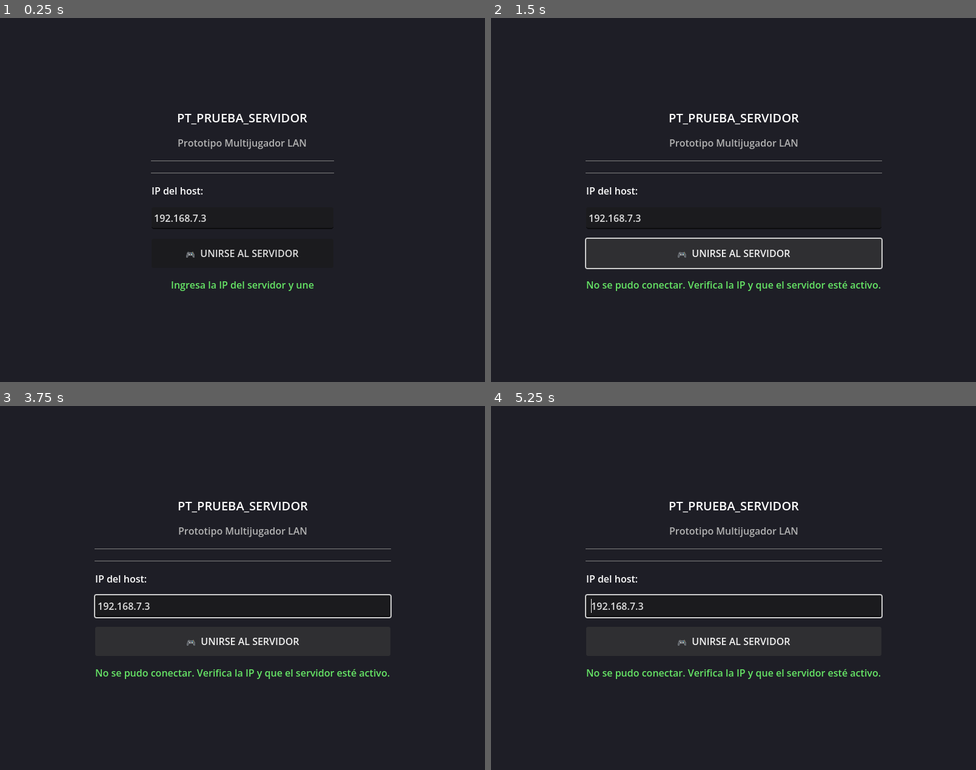
Above: before the commit, frames 1-4 (two rows, left to right).
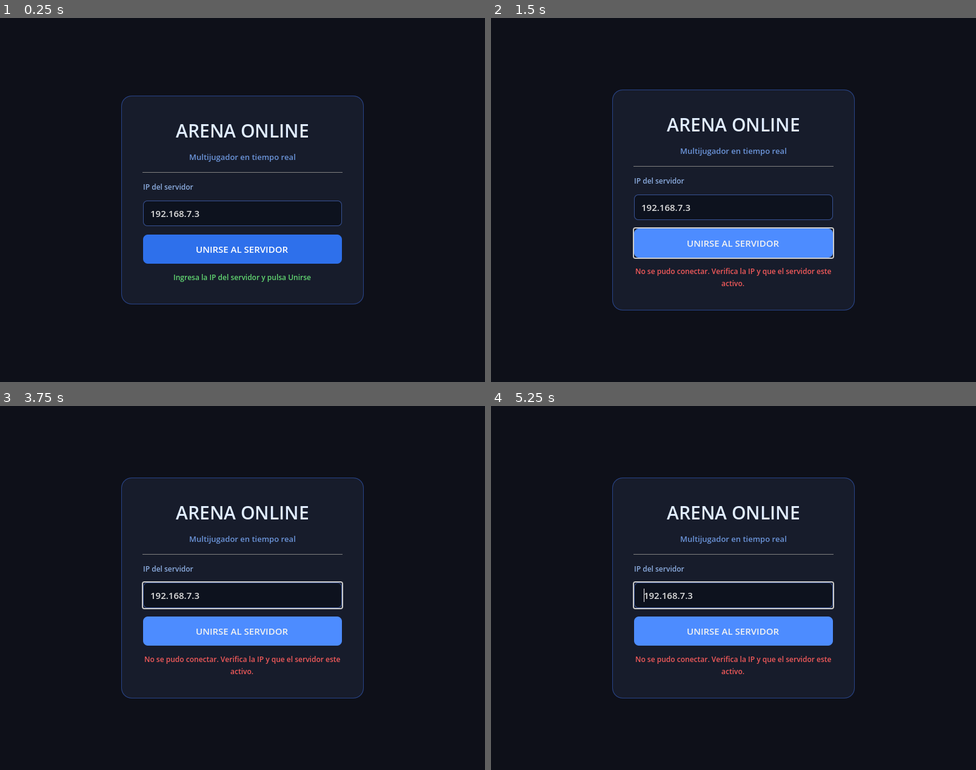
Above: after the commit, the same moments.

Repository: Programmjuan01/game_prueba_piloto
Game: Godot game, scene res://main.tscn
The game is run twice, just before and just after one commit, with the same random seed, the same clock (stepped at 60 frames per second) and the same inputs.
Inputs:
- Up to frame 1 (0.25 s): no input
- Up to frame 2 (1.5 s): click "🎮 UNIRSE AL SERVIDOR" (after the commit: "UNIRSE AL SERVIDOR") at 0.5 s; tap Enter at 1.25 s; hold Right (ui_right) from 1.28 s (still down)
- Up to frame 3 (3.75 s): tap Space at 2, 3.5 s; release Right (ui_right) at 2.03 s; hold Down (ui_down) 2.03-2.78 s; tap Enter at 2.75 s; hold Right (ui_right) 2.78-3.53 s; hold Up (ui_up) from 3.53 s (still down)
- Up to frame 4 (5.25 s): tap Enter at 4.25 s; release Up (ui_up) at 4.28 s; hold Left (ui_left) from 4.28 s (still down); tap Space at 5 s

The runs differ from the first frame. In frame 1, 6.1% of the frame differs, in the area x 25-75%, y 21-79%; in frame 2, 7.9%; in frame 3, 7.9%; in frame 4, 7.9%, in the area x 19-81%, y 19-81%.

Commit message:
3_36_pm 18-02-26

Diff:
--- a/game_scene.tscn
+++ b/game_scene.tscn
@@ -8,15 +8,25 @@
 [node name="Background" type="ColorRect" parent="."]
 position = Vector2(0, 0)
 size = Vector2(800, 600)
-color = Color(0.08, 0.08, 0.1, 1)
+color = Color(0.055, 0.065, 0.1, 1)
 
-[node name="ArenaRect" type="ColorRect" parent="."]
+[node name="ArenaBorder" type="ColorRect" parent="."]
+position = Vector2(16, 16)
+size = Vector2(768, 568)
+color = Color(0.18, 0.32, 0.72, 0.35)
+
+[node name="ArenaFloor" type="ColorRect" parent="."]
 position = Vector2(20, 20)
 size = Vector2(760, 560)
-color = Color(0.13, 0.13, 0.18, 1)
+color = Color(0.08, 0.1, 0.15, 1)
+
+[node name="HUDBar" type="ColorRect" parent="."]
+position = Vector2(0, 0)
+size = Vector2(800, 28)
+color = Color(0.06, 0.07, 0.12, 1)
 
 [node name="InfoLabel" type="Label" parent="."]
-position = Vector2(10, 6)
-text = "Flechas / WASD para moverse  |  Azul = tú   Rojo = oponente"
+position = Vector2(10, 5)
+text = "Flechas / WASD para moverse     Azul = tu personaje     Rojo = oponente"
 theme_override_font_sizes/font_size = 12
-theme_override_colors/font_color = Color(0.6, 0.6, 0.6, 1)
+theme_override_colors/font_color = Color(0.45, 0.6, 0.85, 1)
--- a/main.tscn
+++ b/main.tscn
@@ -2,6 +2,71 @@
 
 [ext_resource type="Script" uid="uid://bm7wemvcc4mi0" path="res://main.gd" id="1"]
 [ext_resource type="Script" uid="uid://c70iedfnpu2an" path="res://ui.gd" id="2"]
+
+[sub_resource type="StyleBoxFlat" id="StyleBoxFlat_panel"]
+bg_color = Color(0.09, 0.11, 0.17, 1)
+border_width_left = 1
+border_width_top = 1
+border_width_right = 1
+border_width_bottom = 1
+border_color = Color(0.2, 0.35, 0.72, 0.7)
+corner_radius_top_left = 16
+corner_radius_top_right = 16
+corner_radius_bottom_right = 16
+corner_radius_bottom_left = 16
+content_margin_left = 36.0
+content_margin_right = 36.0
+content_margin_top = 36.0
+content_margin_bottom = 36.0
+
+[sub_resource type="StyleBoxFlat" id="StyleBoxFlat_btn_normal"]
+bg_color = Color(0.18, 0.44, 0.92, 1)
+corner_radius_top_left = 8
+corner_radius_top_right = 8
+corner_radius_bottom_right = 8
+corner_radius_bottom_left = 8
+content_margin_left = 12.0
+content_margin_right = 12.0
+content_margin_top = 10.0
+content_margin_bottom = 10.0
+
+[sub_resource type="StyleBoxFlat" id="StyleBoxFlat_btn_hover"]
+bg_color = Color(0.3, 0.55, 1.0, 1)
+corner_radius_top_left = 8
+corner_radius_top_right = 8
+corner_radius_bottom_right = 8
+corner_radius_bottom_left = 8
+content_margin_left = 12.0
+content_margin_right = 12.0
+content_margin_top = 10.0
+content_margin_bottom = 10.0
+
+[sub_resource type="StyleBoxFlat" id="StyleBoxFlat_btn_pressed"]
+bg_color = Color(0.12, 0.32, 0.78, 1)
+corner_radius_top_left = 8
+corner_radius_top_right = 8
+corner_radius_bottom_right = 8
+corner_radius_bottom_left = 8
+content_margin_left = 12.0
+content_margin_right = 12.0
+content_margin_top = 10.0
+content_margin_bottom = 10.0
+
+[sub_resource type="StyleBoxFlat" id="StyleBoxFlat_input"]
+bg_color = Color(0.05, 0.07, 0.12, 1)
+border_width_left = 1
+border_width_top = 1
+border_width_right = 1
+border_width_bottom = 1
+border_color = Color(0.22, 0.32, 0.58, 1)
+corner_radius_top_left = 6
+corner_radius_top_right = 6
+corner_radius_bottom_right = 6
+corner_radius_bottom_left = 6
+content_margin_left = 12.0
+content_margin_right = 12.0
+content_margin_top = 6.0
+content_margin_bottom = 6.0
 
 [node name="Main" type="Node" unique_id=596476363]
 script = ExtResource("1")
@@ -22,65 +87,78 @@
 anchor_bottom = 1.0
 grow_horizontal = 2
 grow_vertical = 2
-color = Color(0.12, 0.12, 0.15, 1)
+color = Color(0.055, 0.065, 0.1, 1)
 
-[node name="VBoxContainer" type="VBoxContainer" parent="UI" unique_id=27705096]
+[node name="CenterContainer" type="CenterContainer" parent="UI"]
 layout_mode = 1
-anchors_preset = 8
-anchor_left = 0.5
-anchor_top = 0.5
-anchor_right = 0.5
-anchor_bottom = 0.5
-offset_left = -150.0
-offset_top = -120.0
-offset_right = 150.0
-offset_bottom = 120.0
+anchors_preset = 15
+anchor_right = 1.0
+anchor_bottom = 1.0
 grow_horizontal = 2
 grow_vertical = 2
-theme_override_constants/separation = 16
 
-[node name="TitleLabel" type="Label" parent="UI/VBoxContainer" unique_id=15186034]
+[node name="Panel" type="PanelContainer" parent="UI/CenterContainer"]
 layout_mode = 2
-theme_override_font_sizes/font_size = 20
-text = "PT_PRUEBA_SERVIDOR"
+custom_minimum_size = Vector2(400, 0)
+theme_override_styles/panel = SubResource("StyleBoxFlat_panel")
+
+[node name="VBoxContainer" type="VBoxContainer" parent="UI/CenterContainer/Panel" unique_id=27705096]
+layout_mode = 2
+theme_override_constants/separation = 14
+
+[node name="TitleLabel" type="Label" parent="UI/CenterContainer/Panel/VBoxContainer" unique_id=15186034]
+layout_mode = 2
+theme_override_font_sizes/font_size = 30
+theme_override_colors/font_color = Color(0.88, 0.93, 1.0, 1)
+text = "ARENA ONLINE"
 horizontal_alignment = 1
 
-[node name="SubtitleLabel" type="Label" parent="UI/VBoxContainer" unique_id=1500297077]
+[node name="SubtitleLabel" type="Label" parent="UI/CenterContainer/Panel/VBoxContainer" unique_id=1500297077]
 layout_mode = 2
-theme_override_colors/font_color = Color(0.7, 0.7, 0.7, 1)
-text = "Prototipo Multijugador LAN"
+theme_override_font_sizes/font_size = 13
+theme_override_colors/font_color = Color(0.42, 0.58, 0.85, 1)
+text = "Multijugador en tiempo real"
 horizontal_alignment = 1
 
-[node name="Separator" type="HSeparator" parent="UI/VBoxContainer" unique_id=182044705]
+[node name="Separator" type="HSeparator" parent="UI/CenterContainer/Panel/VBoxContainer" unique_id=182044705]
 layout_mode = 2
+theme_override_colors/separator_color = Color(0.2, 0.35, 0.7, 0.35)
+theme_override_constants/separation = 4
 
-[node name="HostButton" type="Button" parent="UI/VBoxContainer" unique_id=1202026131]
-custom_minimum_size = Vector2(300, 48)
+[node name="IPLabel" type="Label" parent="UI/CenterContainer/Panel/VBoxContainer" unique_id=925763181]
 layout_mode = 2
-text = "🖥  CREAR SERVIDOR (Host)"
+theme_override_font_sizes/font_size = 12
+theme_override_colors/font_color = Color(0.55, 0.68, 0.88, 1)
+text = "IP del servidor"
 
-[node name="Separator2" type="HSeparator" parent="UI/VBoxContainer" unique_id=2027403434]
+[node name="IPInput" type="LineEdit" parent="UI/CenterContainer/Panel/VBoxContainer" unique_id=2078375649]
+custom_minimum_size = Vector2(0, 42)
 layout_mode = 2
-
-[node name="IPLabel" type="Label" parent="UI/VBoxContainer" unique_id=925763181]
-layout_mode = 2
-text = "IP del host:"
-
-[node name="IPInput" type="LineEdit" parent="UI/VBoxContainer" unique_id=2078375649]
-custom_minimum_size = Vector2(300, 36)
-layout_mode = 2
-text = "127.0.0.1"
+theme_override_styles/normal = SubResource("StyleBoxFlat_input")
+theme_override_font_sizes/font_size = 15
+text = "192.168.7.3"
 placeholder_text = "Ej: 192.168.1.10"
 
-[node name="JoinButton" type="Button" parent="UI/VBoxContainer" unique_id=694784350]
-custom_minimum_size = Vector2(300, 48)
+[node name="HostButton" type="Button" parent="UI/CenterContainer/Panel/VBoxContainer" unique_id=1202026131]
+visible = false
 layout_mode = 2
-text = "🎮  UNIRSE AL SERVIDOR"
+text = "HOST"
 
-[node name="StatusLabel" type="Label" parent="UI/VBoxContainer" unique_id=1659085936]
+[node name="JoinButton" type="Button" parent="UI/CenterContainer/Panel/VBoxContainer" unique_id=694784350]
+custom_minimum_size = Vector2(0, 48)
 layout_mode = 2
-theme_override_colors/font_color = Color(0.4, 0.9, 0.4, 1)
+theme_override_styles/normal = SubResource("StyleBoxFlat_btn_normal")
+theme_override_styles/hover = SubResource("StyleBoxFlat_btn_hover")
+theme_override_styles/pressed = SubResource("StyleBoxFlat_btn_pressed")
+theme_override_font_sizes/font_size = 15
+theme_override_colors/font_color = Color(1, 1, 1, 1)
+text = "UNIRSE AL SERVIDOR"
+
+[node name="StatusLabel" type="Label" parent="UI/CenterContainer/Panel/VBoxContainer" unique_id=1659085936]
+layout_mode = 2
+theme_override_font_sizes/font_size = 12
+theme_override_colors/font_color = Color(0.38, 0.84, 0.44, 1)
 horizontal_alignment = 1
+autowrap_mode = 3
 
-[connection signal="pressed" from="UI/VBoxContainer/HostButton" to="UI" method="_on_host_button_pressed"]
-[connection signal="pressed" from="UI/VBoxContainer/JoinButton" to="UI" method="_on_join_button_pressed"]
+[connection signal="pressed" from="UI/CenterContainer/Panel/VBoxContainer/JoinButton" to="UI" method="_on_join_button_pressed"]
--- a/player.gd
+++ b/player.gd
@@ -1,18 +1,15 @@
 extends CharacterBody2D
 
 const SPEED = 200.0
-const INTERP_SPEED = 12.0  # Velocidad de interpolación de posición remota
+const INTERP_SPEED = 14.0  # Velocidad de interpolación suave
 
 var player_id: int = 0
 
-# Variables sincronizadas por MultiplayerSynchronizer
-# (NO sincronizar position directamente para poder interpolar)
 var _net_position: Vector2 = Vector2.ZERO
 var _net_velocity: Vector2 = Vector2.ZERO
 
 @onready var label: Label = $Label
 @onready var sprite: ColorRect = $ColorRect
-@onready var sync: MultiplayerSynchronizer = $MultiplayerSynchronizer
 
 func _ready():
 	_net_position = global_position
@@ -23,26 +20,31 @@
 	_net_position = global_position
 
 	if multiplayer.get_unique_id() == id:
-		sprite.color = Color.DODGER_BLUE
-		label.text = "Tú (ID:%d)" % id
-		sync.set_multiplayer_authority(id)
+		sprite.color = Color(0.11, 0.53, 0.98, 1)   # Azul – jugador local
+		label.text = "TÚ  (ID:%d)" % id
 	else:
-		sprite.color = Color.TOMATO
+		sprite.color = Color(0.95, 0.26, 0.21, 1)   # Rojo – jugador remoto
 		label.text = "ID:%d" % id
 
-	# Sincronizar cada physics frame para máxima fluidez
-	sync.replication_interval = 0.0
+# ──────────────────────────────────────────
+#  SYNC VÍA RPC (más fiable que MultiplayerSynchronizer en relay)
+# ──────────────────────────────────────────
+@rpc("any_peer", "unreliable_ordered")
+func sync_state(pos: Vector2, vel: Vector2):
+	# Solo aplicar si somos el receptor (no la autoridad de este personaje)
+	if not is_multiplayer_authority():
+		_net_position = pos
+		_net_velocity = vel
 
 func _physics_process(delta: float):
 	if not is_multiplayer_authority():
-		# Jugador remoto:
-		# 1) Extrapolar la posición de red usando la velocidad recibida
+		# 1) Extrapolación: predecir posición usando la última velocidad recibida
 		_net_position += _net_velocity * delta
-		# 2) Interpolación suave hacia la posición extrapolada (corrige drift)
+		# 2) Interpolación suave hacia la posición extrapolada
 		global_position = global_position.lerp(_net_position, min(INTERP_SPEED * delta, 1.0))
 		return
 
-	# Jugador local: leer input y mover
+	# Jugador local: leer input
 	var direction = Vector2.ZERO
 	if Input.is_action_pressed("ui_right"): direction.x += 1
 	if Input.is_action_pressed("ui_left"):  direction.x -= 1
@@ -52,6 +54,8 @@
 	velocity = direction.normalized() * SPEED if direction != Vector2.ZERO else Vector2.ZERO
 	move_and_slide()
 
-	# Actualizar variables de red para que el Synchronizer las envíe
 	_net_position = global_position
 	_net_velocity = velocity
+
+	# Enviar estado a todos los peers en cada physics frame (~60 Hz)
+	sync_state.rpc(global_position, velocity)
--- a/player.tscn
+++ b/player.tscn
@@ -1,14 +1,6 @@
 [gd_scene format=3 uid="uid://bnocy6hm02hkp"]
 
 [ext_resource type="Script" uid="uid://bvrtvmg65ulfu" path="res://player.gd" id="1"]
-
-[sub_resource type="SceneReplicationConfig" id="SceneReplicationConfig_sh265"]
-properties/0/path = NodePath(".:_net_position")
-properties/0/spawn = true
-properties/0/replication_mode = 2
-properties/1/path = NodePath(".:_net_velocity")
-properties/1/spawn = false
-properties/1/replication_mode = 2
 
 [sub_resource type="RectangleShape2D" id="RectangleShape2D_4flbx"]
 size = Vector2(40, 40)
@@ -24,12 +16,12 @@
 color = Color(0.1763008, 0.40808034, 1, 1)
 
 [node name="Label" type="Label" parent="." unique_id=246065825]
-offset_top = -23.0
-offset_right = 40.0
+offset_top = -22.0
+offset_right = 80.0
+offset_left = -20.0
 horizontal_alignment = 1
-
-[node name="MultiplayerSynchronizer" type="MultiplayerSynchronizer" parent="." unique_id=1626114013]
-replication_config = SubResource("SceneReplicationConfig_sh265")
+theme_override_font_sizes/font_size = 11
+theme_override_colors/font_color = Color(1, 1, 1, 0.9)
 
 [node name="CollisionShape2D" type="CollisionShape2D" parent="." unique_id=612003591]
 position = Vector2(20, 20)
--- a/ui.gd
+++ b/ui.gd
@@ -1,31 +1,26 @@
 extends Control
 
-@onready var ip_input: LineEdit = $VBoxContainer/IPInput
-@onready var status_label: Label = $VBoxContainer/StatusLabel
-@onready var host_button: Button = $VBoxContainer/HostButton
-@onready var join_button: Button = $VBoxContainer/JoinButton
+# Rutas actualizadas para la nueva jerarquía:
+# UI → CenterContainer → Panel → VBoxContainer → ...
+@onready var ip_input:     LineEdit = $CenterContainer/Panel/VBoxContainer/IPInput
+@onready var status_label: Label    = $CenterContainer/Panel/VBoxContainer/StatusLabel
+@onready var join_button:  Button   = $CenterContainer/Panel/VBoxContainer/JoinButton
 
 func _ready():
 	ip_input.text = "192.168.7.3"
-	# No hay servidor Godot: todos conectan al relay → ocultar botón Host
-	host_button.hide()
-	status_label.text = "Ingresa la IP del servidor y une"
-
-# Llamado desde main.gd cuando se detecta OS.get_name() == "Web"
-# (ya no necesario, pero se mantiene por compatibilidad)
-func set_web_mode():
-	host_button.hide()
-	status_label.text = "Ingresa la IP del servidor"
+	status_label.text = "Ingresa la IP del servidor y pulsa Unirse"
 
 func on_connection_failed():
-	status_label.text = "No se pudo conectar. Verifica la IP y que el servidor esté activo."
+	status_label.text = "No se pudo conectar. Verifica la IP y que el servidor este activo."
+	status_label.add_theme_color_override("font_color", Color(0.95, 0.35, 0.35, 1))
 	join_button.disabled = false
 
 func _on_join_button_pressed():
 	var ip = ip_input.text.strip_edges()
 	if ip.is_empty():
-		status_label.text = "Ingresa una IP válida"
+		status_label.text = "Ingresa una IP valida"
 		return
 	status_label.text = "Conectando a " + ip + "..."
+	status_label.add_theme_color_override("font_color", Color(0.38, 0.84, 0.44, 1))
 	join_button.disabled = true
 	get_node("/root/Main").join_game(ip)
Not shown, changed: game_online.html
